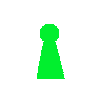
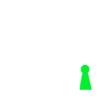
Revision of a layered 100×100 image; what changed, layer by layer:
added layer "Transformation" above "Background" over [79, 65, 92, 90]
painted on "Background" over [37, 24, 65, 79]
